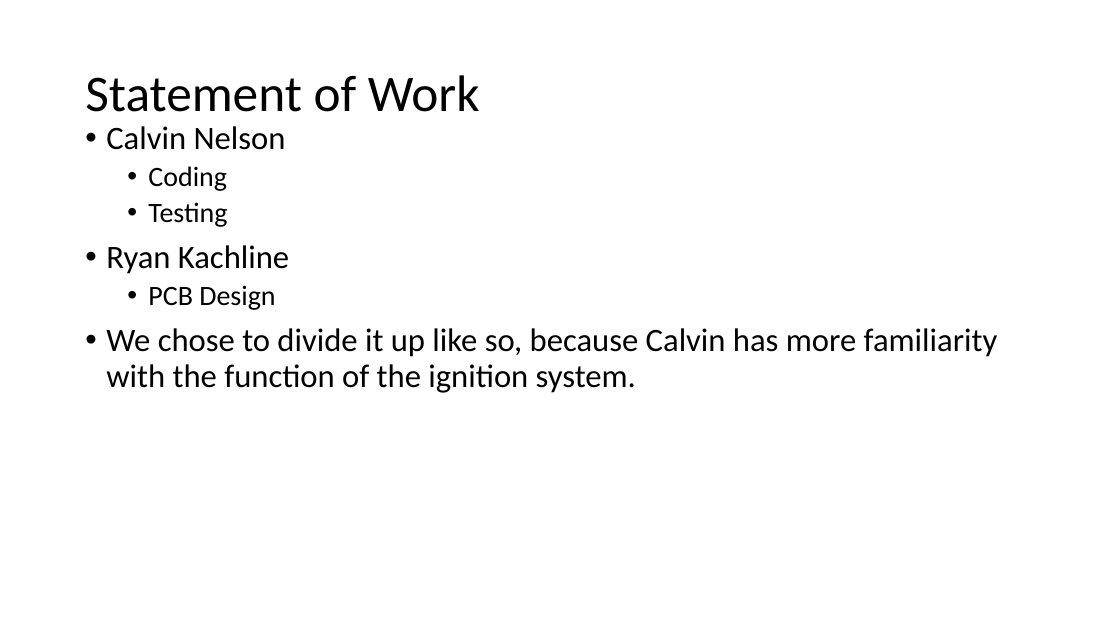
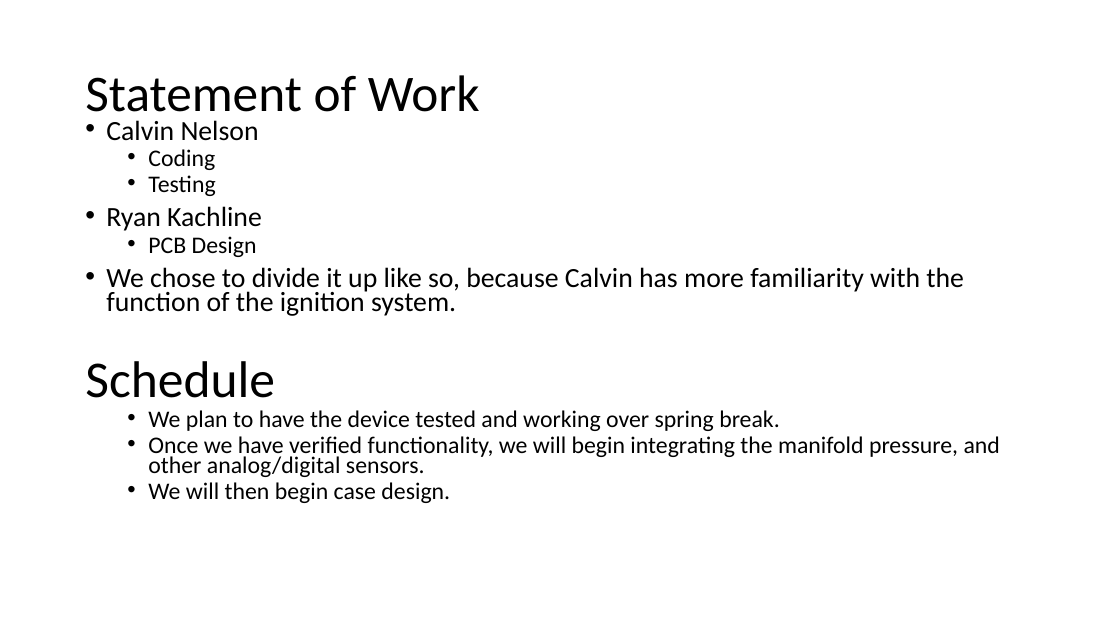
Before and after one commit to SolidEkans/Flux-Capacitors, a slide deck: slide 11 of DESIGN_DOCUMENTATION/Critical_Design_Review.Flux_Capacitors.pptx. Drawn at 1120x630 pixels with LibreOffice and Linux fonts; fonts in the diff are those of the drawing. Boxes give left, top, right and bottom in pixels: in the first picture for what was removed or moved away, otherwise in the second. Text is boxed around its words. In the diff, an @@ line names an element or a change of style, - is before the commit and + after.

```diff
--- a/DESIGN_DOCUMENTATION/Critical_Design_Review.Flux_Capacitors.pptx
+++ b/DESIGN_DOCUMENTATION/Critical_Design_Review.Flux_Capacitors.pptx
@@ text at (x1=106, y1=120, x2=964, y2=316): size 28 to 23.8 pt in "Calvin Nelson", "Ryan Kachline", "We chose to divide it up like ..."; size 24 to 20.4 pt in "Coding", "Testing", "PCB Design"; line spacing 0.9 to 0.7 @@
@@ text at (x1=85, y1=361, x2=1000, y2=503): paragraphs added @@
+Schedule
+  • We plan to have the device tested and working over spring break.
+  • Once we have verified functionality, we will begin integrating the manifold pressure, and other analog/digital sensors.
+  • We will then begin case design.
```
Also in this commit, not shown: 4 other slides changed.
